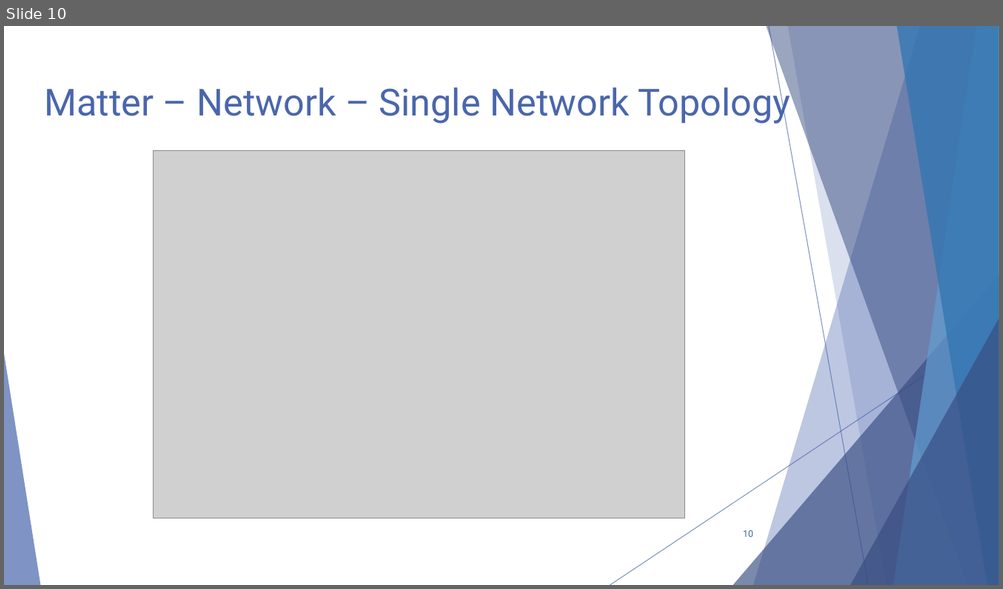
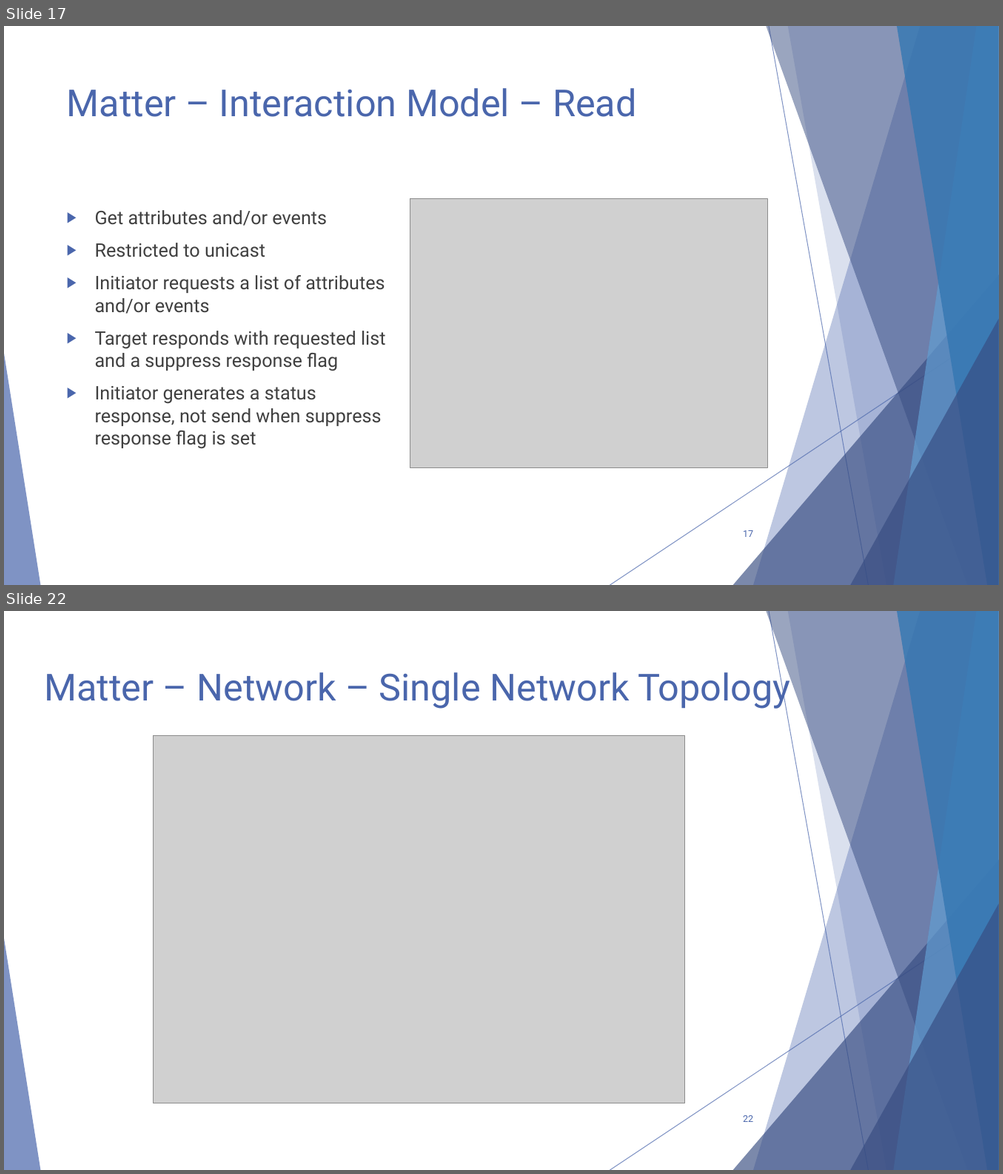
Before and after one commit to GysenBart/ProjectThreadMatter, a slide deck: Presentatie/ProjectThreadMatter.pptx. Shown one above the other, each under a label of ours: slide 10 before the commit, slides 17 and 22 after it; the slides between them are not shown. The pictures are 1003x589 and 1003x1174 pixels, drawn with LibreOffice and Linux fonts; fonts in the diff are those of the drawing; grey boxes stand for pictures. Boxes give left, top, right and bottom in pixels: in the first picture for what was removed or moved away, otherwise in the second. Text is boxed around its words. In the diff, an @@ line names an element or a change of style, - is before the commit and + after.

```diff
--- a/Presentatie/ProjectThreadMatter.pptx
+++ b/Presentatie/ProjectThreadMatter.pptx
@@ slide 17 added at (4,26,999,585), background #FFFFFF; not listed: 10 template elements that a slide beside it also shows @@
@@ title added at (67,88,636,117), 36 pt, text #4A66AC @@
+Matter – Interaction Model – Read
@@ picture added at (410,199,768,469) @@
@@ text added at (95,210,385,449), 18 pt, text #404040 @@
+▶ Get attributes and/or events
+▶ Restricted to unicast
+▶ Initiator requests a list of attributes and/or events
+▶ Target responds with requested list and a suppress response flag
+▶ Initiator generates a status response, not send when suppress response flag is set
@@ page number added at (743,531,753,537), 9 pt, text #4A66AC @@
+17
@@ what was slide 10 is now slide 22 @@
@@ page number at (743,1116,753,1122): text changed @@
-10
+22
```
Also in this commit, not shown: 11 slides changed, 11 other slides added, 1 slide removed.
